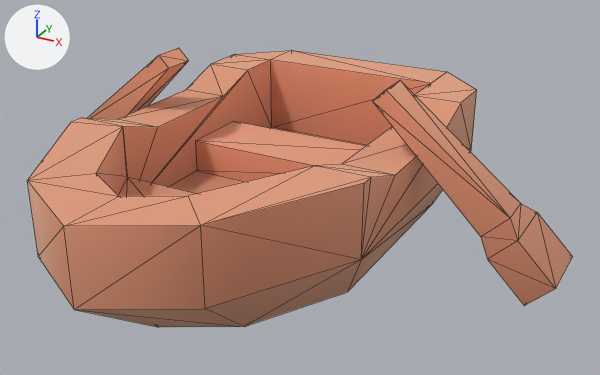
Renders of the glTF model public/assets/models/objects/canoe-hull.glb from each side of a commit.
The view is the same before and after, from a camera (50 mm lens) standing at (2.31, -3.67, 2.3) and looking at (0.24, 0.08, 0.42). Every picture has the same lights, and +X, +Y and +Z are marked at upper left. The picture after the commit comes second. Mesh edges are drawn as thin lines. Where no turn or scale is listed for an object, it has been applied to the vertices. Vertices at exactly the same position are counted once.

Names of what the first picture shows: 'boat-row-small'.
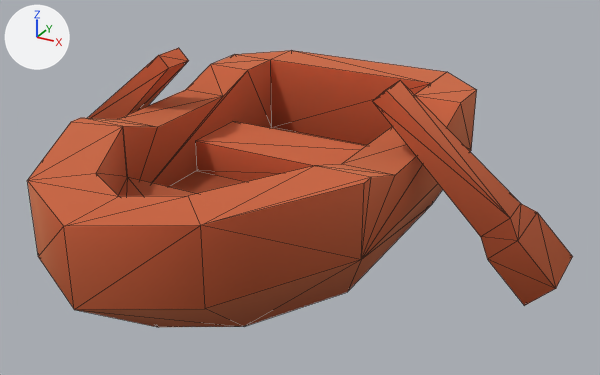
Patch to the scene script:
```diff
--- a/public/assets/models/objects/canoe-hull.glb.py
+++ b/public/assets/models/objects/canoe-hull.glb.py
@@ me_boat_row_small @@
 me_boat_row_small.from_pydata(...)  # 95 vertices, 168 faces; spans x -1.7..1.7, y -1.47..1.47, z -0.52..0.52
 # used by ob_boat_row_small; location = (0.0, 0.0, 0.524)
+# me_boat_row_small part 1: 168 faces centred in x -1.65..1.65, y -1.38..1.47, z -0.52..0.5 are repainted in the vertex colours; the middle colour goes from beige #e9b99e to orange #d07c56
 me_boat_row_small.materials.append(mat_baked)
```

Boxes [x1, y1, x2, y2] around the edits, measured in the pictures (600 x 375 px):
part 1 of me_boat_row_small, recoloured (beige to orange)
    both: [27, 48, 573, 327]
